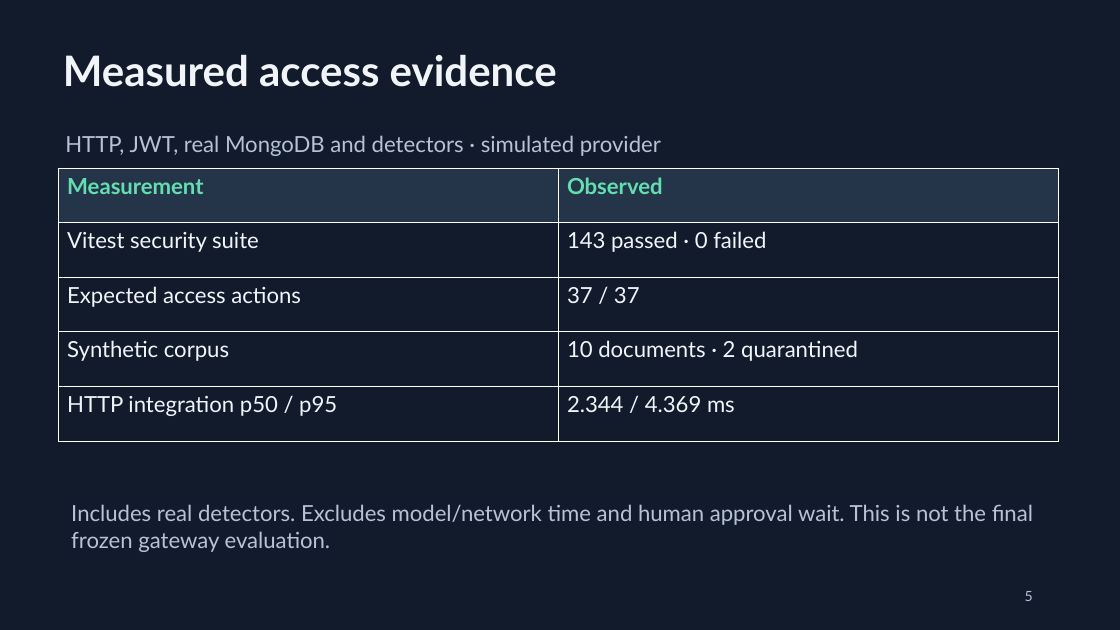
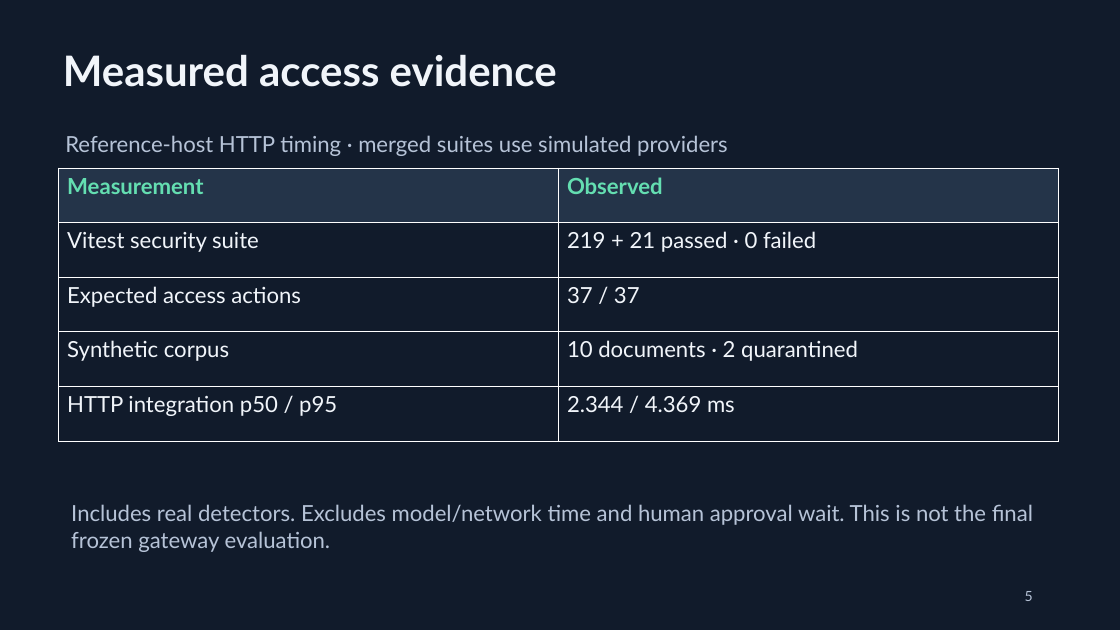
Before and after one commit to TeamElara/Aevia-AI, a slide deck: slide 5 of docs/Alwaz-LeakShield.pptx. Drawn at 1120x630 pixels with LibreOffice and Linux fonts; fonts in the diff are those of the drawing. Boxes give left, top, right and bottom in pixels: in the first picture for what was removed or moved away, otherwise in the second. Text is boxed around its words. In the diff, an @@ line names an element or a change of style, - is before the commit and + after.

```diff
--- a/docs/Alwaz-LeakShield.pptx
+++ b/docs/Alwaz-LeakShield.pptx
@@ text at (65,135,728,156): text changed @@
-HTTP, JWT, real MongoDB and detectors · simulated provider
+Reference-host HTTP timing · merged suites use simulated providers
@@ table at (59,168,1059,441) @@
-row 2, column 2: 143 passed · 0 failed
+row 2, column 2: 219 + 21 passed · 0 failed
```
Also in this commit, not shown: 1 other slide changed, 1 other file.
